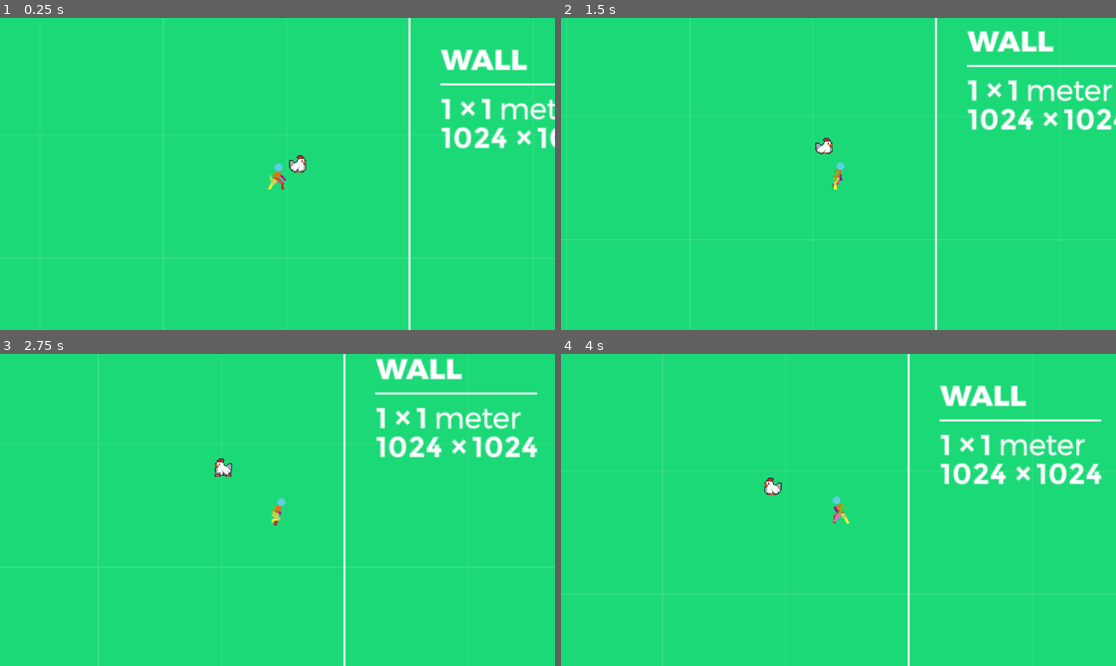
Above: before the commit, frames 1-4 (two rows, left to right).
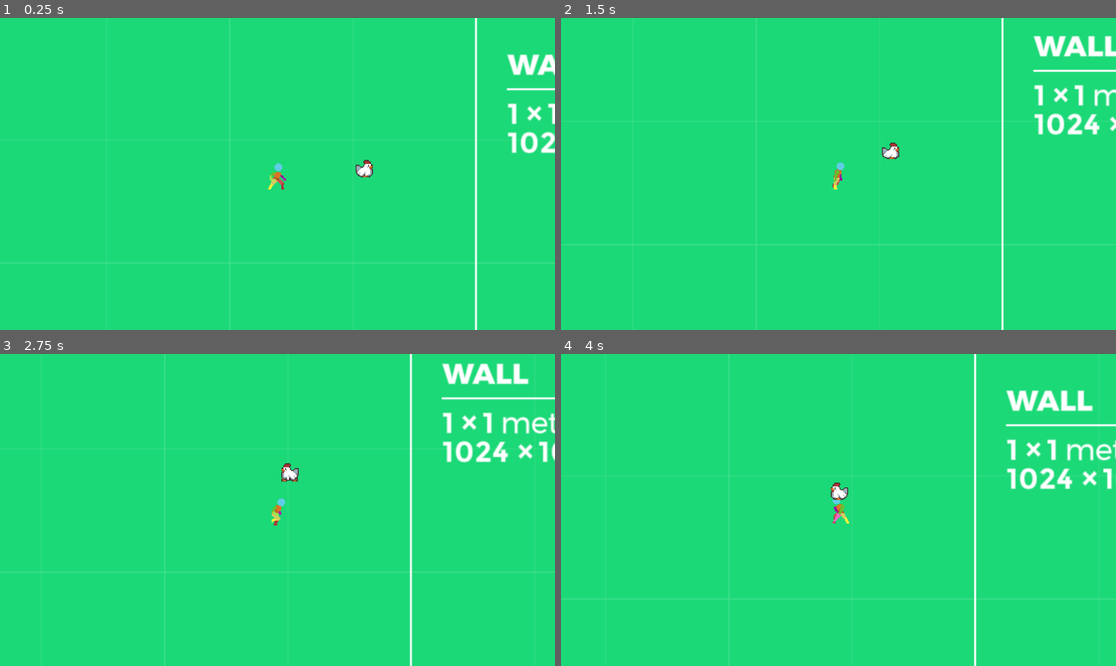
Above: after the commit, the same moments.

Repository: Buzimu/Fantastic-State-Machine-Godot-FSM
Game: Godot game, scene res://Scenes/World.tscn
The game is run twice, just before and just after one commit, with the same random seed, the same clock (stepped at 60 frames per second) and the same inputs.
Inputs (mouse positions are in pixels of both pictures, inside the frame that each line leads up to):
- Up to frame 1 (0.25 s): no input
- Up to frame 2 (1.5 s): move the mouse to (960, 158) at 0.52 s; hold D (MoveRight) 0.53-1.28 s; hold Shift (Sprint) 0.53-1.28 s; click (960, 158) at 0.6 s; move the mouse to (727, 189) at 1.27 s; hold S (MoveDown) from 1.28 s (still down); tap Shift (Sprint) at 1.35 s
- Up to frame 3 (2.75 s): click (166, 525) at 1.55 s; move the mouse to (333, 441) at 2.02 s; release S (MoveDown) at 2.03 s; hold D (MoveRight) from 2.03 s (still down); hold Shift (Sprint) from 2.03 s (still down); click (333, 441) at 2.1 s
- Up to frame 4 (4 s): move the mouse to (810, 572) at 2.77 s; release D (MoveRight) at 2.78 s; release Shift (Sprint) at 2.78 s; hold W (MoveUp) 2.78-3.53 s; tap Shift (Sprint) at 2.85 s; click (810, 572) at 3.05 s; move the mouse to (1005, 556) at 3.52 s; hold A (MoveLeft) from 3.53 s (still down); hold Shift (Sprint) from 3.53 s (still down); click (1005, 556) at 3.6 s

The runs differ from the first frame. In frame 1, 4.9% of the frame differs, in the area x 0-100%, y 0-100%; in frame 2, 5.5%; in frame 3, 6.7%; in frame 4, 6.1%.
Error before the commit: Invalid assignment of property or key 'effects' with value of type 'Array' on a base object of type 'Area2D (Hurtbox.gd)'. (res://Scripts/Player.gd:13)

Commit message:
Directional Attack Working
Directional Attack is now working.  Weird bug with key ghosting, but whatever.

Diff:
--- /dev/null
+++ b/Scenes/InteractionsHost.gd
@@ -0,0 +1,25 @@
+class_name PlayerInteractionsHost
+extends Node2D
+
+@onready var player : Player
+@onready var sprite : AnimatedSprite2D
+# Called when the node enters the scene tree for the first time.
+func _ready():
+	player = get_parent() as Player
+	player.DirectionChanged.connect(UpdateDirection)
+
+
+
+func UpdateDirection(new_direction: Vector2) -> void:
+	match new_direction:
+		Vector2.RIGHT:
+			rotation_degrees = 0
+		Vector2.LEFT:
+			rotation_degrees = 180
+
+		#Vector2.UP:
+			#rotation_degrees = -90
+		#Vector2.DOWN:
+			#rotation_degrees = 90
+		#_:
+			#rotation_degrees = 0
--- a/Scenes/Player.tscn
+++ b/Scenes/Player.tscn
@@ -7,7 +7,9 @@
 [ext_resource type="Texture2D" uid="uid://bbj3k6748p5me" path="res://Assets/SpriteSheetCollection.png" id="5_chsf0"]
 [ext_resource type="Script" path="res://Scripts/PlayerWalk.gd" id="5_fiyhe"]
 [ext_resource type="Script" path="res://Scripts/PlayerSprint.gd" id="6_i56oa"]
+[ext_resource type="Script" path="res://Scenes/PlayerSprite.gd" id="8_lgx24"]
 [ext_resource type="Script" path="res://Scripts/Hurtbox.gd" id="8_tqup5"]
+[ext_resource type="Script" path="res://Scenes/InteractionsHost.gd" id="9_t5ax7"]
 
 [sub_resource type="AtlasTexture" id="AtlasTexture_5plk6"]
 atlas = ExtResource("5_chsf0")
@@ -257,7 +259,8 @@
 }]
 
 [sub_resource type="CapsuleShape2D" id="CapsuleShape2D_vwy5n"]
-radius = 6.0
+radius = 8.0
+height = 38.0
 
 [node name="Player" type="CharacterBody2D"]
 script = ExtResource("1_bwa2n")
@@ -273,7 +276,7 @@
 [node name="Attack" type="Node" parent="FSM" node_paths=PackedStringArray("sprite", "hurtbox")]
 script = ExtResource("4_l1iee")
 sprite = NodePath("../../AnimatedSprite2D")
-hurtbox = NodePath("../../Hurtbox")
+hurtbox = NodePath("../../Interactions/Hurtbox")
 
 [node name="Walk" type="Node" parent="FSM" node_paths=PackedStringArray("sprite")]
 script = ExtResource("5_fiyhe")
@@ -291,15 +294,20 @@
 animation = &"Attack"
 frame = 5
 frame_progress = 1.0
+script = ExtResource("8_lgx24")
 
 [node name="Camera2D" type="Camera2D" parent="."]
 zoom = Vector2(2, 2)
 
-[node name="Hurtbox" type="Area2D" parent="."]
+[node name="Interactions" type="Area2D" parent="."]
+script = ExtResource("9_t5ax7")
+
+[node name="Hurtbox" type="Area2D" parent="Interactions"]
 collision_layer = 0
 collision_mask = 2
 script = ExtResource("8_tqup5")
 
-[node name="CollisionShape2D" type="CollisionShape2D" parent="Hurtbox"]
-position = Vector2(13, 0)
+[node name="CollisionShape2D" type="CollisionShape2D" parent="Interactions/Hurtbox"]
+position = Vector2(14, 0)
 shape = SubResource("CapsuleShape2D_vwy5n")
+debug_color = Color(0.862325, 0.35967, 0, 0.42)
--- /dev/null
+++ b/Scenes/PlayerSprite.gd
@@ -0,0 +1,12 @@
+extends AnimatedSprite2D
+
+@export_enum("2","4","8") var sprite_type: int = 2
+
+# Called when the node enters the scene tree for the first time.
+func _ready():
+	pass # Replace with function body.
+
+
+# Called every frame. 'delta' is the elapsed time since the previous frame.
+func _process(delta):
+	pass
--- a/Scenes/World.tscn
+++ b/Scenes/World.tscn
@@ -20,6 +20,6 @@
 layer_0/tile_data = PackedInt32Array(2621512, 1, 0, 2621448, 1, 0, -1572856, 1, 0, -1572792, 1, 0)
 
 [node name="Player" parent="." instance=ExtResource("1_ods4y")]
-position = Vector2(511, 305)
+position = Vector2(442, 300)
 
 [node name="Chicken" parent="." instance=ExtResource("3_sma7e")]
--- a/Scripts/Hitbox.gd
+++ b/Scripts/Hitbox.gd
@@ -1,22 +1,9 @@
 extends Area2D
 
-@export var health: int = 100
-@export var resistances: Array[String] = []
-
-func _ready() -> void:
+func _ready():
 	add_to_group("hitboxes")
 	SignalManager.hit_occurred.connect(_on_hit_occurred)
 
-func _on_hit_occurred(hitbox: Area2D, hurtbox: Area2D) -> void:
+func _on_hit_occurred(hitbox, hurtbox):
 	if hitbox == self:
-		take_damage(hurtbox.damage)
-		handle_effects(hurtbox.effects)
-
-func take_damage(amount: int) -> void:
-	health -= amount
-	print("Hitbox took ", amount, " damage. Remaining health: ", health)
-
-func handle_effects(incoming_effects: Array[String]) -> void:
-	var applied_effects = incoming_effects.filter(func(effect): return effect not in resistances)
-	if applied_effects:
-		print("Hitbox affected by: ", applied_effects)
+		print("Hitbox received a hit!")
--- a/Scripts/Hurtbox.gd
+++ b/Scripts/Hurtbox.gd
@@ -1,14 +1,12 @@
 extends Area2D
 
-@export var damage: int = 10
-@export var effects: Array[String] = []
+func _ready():
+	area_entered.connect(_on_area_entered)
+	self.monitoring = false
+	self.monitorable = false
+	get_node("CollisionShape2D").visible = false
 
-func _ready() -> void:
-	area_entered.connect(_on_area_entered)
-
-func _on_area_entered(hitbox: Area2D) -> void:
-	if hitbox.is_in_group("hitboxes"):
-		SignalManager.hit_occurred.emit(hitbox, self)
-		print("Hurtbox dealt ", damage, " damage")
-		if effects:
-			print("Hurtbox applied effects: ", effects)
+func _on_area_entered(area):
+	if area.is_in_group("hitboxes"):
+		SignalManager.hit_occurred.emit(area, self)
+		print("Hurtbox detected a hit!")
--- a/Scripts/Player.gd
+++ b/Scripts/Player.gd
@@ -2,19 +2,19 @@
 class_name Player
 
 @onready var fsm = $FSM as FiniteStateMachine
-@onready var hurtbox: Area2D = $Hurtbox
 
 const DEATH_SCREEN = preload("res://Scenes/DeathScreen.tscn")
 
+signal DirectionChanged(new_direction: Vector2)
 #All of our logic is either in the CharacterBase class
 #or spread out over our states in the finite-state-manager, this class is almost empty
+
+
 func _ready():
-	$Hurtbox.damage = 20
-	$Hurtbox.effects = ["stun", "knockback"]
+	pass
 
 func _die():
 	#super() #calls _die() on base-class CharacterBase
-
 	fsm.force_change_state("Die")
 	var death_scene = DEATH_SCREEN.instantiate()
 	add_child(death_scene)
--- a/Scripts/PlayerAttack.gd
+++ b/Scripts/PlayerAttack.gd
@@ -3,12 +3,17 @@
 
 @export var sprite : AnimatedSprite2D
 @export var hurtbox : Area2D
-
+var debug_shape : CollisionShape2D
 var player : CharacterBody2D
+var facing_direction: Vector2 = Vector2.ZERO
 
 func _ready():
 	if not hurtbox:
 		push_error("Hurtbox not assigned in PlayerAttack state")
+	if not sprite:
+		push_error("Sprite not assigned in PlayerAttack state")
+	if player:
+		player.DirectionChanged.connect(_on_player_direction_changed)
 
 func Enter():
 	print("Player Attacked!")
@@ -19,29 +24,73 @@
 	else:
 		push_error("Sprite not assigned in PlayerAttack state")
 
-	_activate_hurtbox()
+	activate_hurtbox()
+
+	update_hurtbox_orientation()
 
 func Exit():
-	_deactivate_hurtbox()
+	deactivate_hurtbox()
 	if sprite and sprite.animation_finished.is_connected(_on_animation_finished):
 		sprite.animation_finished.disconnect(_on_animation_finished)
+
+func Transition(newstate):
+	state_transition.emit(self, newstate)
 
 func _on_animation_finished():
 	Transition("Idle")
 
-func Transition(newstate):
-	state_transition.emit(self, newstate)
+func _on_player_direction_changed(new_direction: Vector2):
+	facing_direction = new_direction
+	print("Player is now facing: ", facing_direction)
 
-func _activate_hurtbox():
+
+
+
+
+func activate_hurtbox():
 	if hurtbox:
 		hurtbox.monitoring = true
 		hurtbox.monitorable = true
+		hurtbox.get_node("CollisionShape2D").visible = true
 	else:
 		push_error("Attempted to activate null hurtbox in PlayerAttack state")
 
-func _deactivate_hurtbox():
+func deactivate_hurtbox():
 	if hurtbox:
 		hurtbox.monitoring = false
 		hurtbox.monitorable = false
+		hurtbox.get_node("CollisionShape2D").visible = false
 	else:
 		push_error("Attempted to deactivate null hurtbox in PlayerAttack state")
+
+func update_hurtbox_orientation():
+	if not hurtbox or not sprite:
+		push_error("Cannot update hurtbox orientation: hurtbox or sprite is null")
+		return
+
+
+	match sprite.sprite_type:
+		2:
+			update_2_direction_hurtbox(facing_direction)
+		4:
+			update_4_direction_hurtbox(facing_direction)
+		8:
+			update_8_direction_hurtbox(facing_direction)
+		_:
+			push_error("Unknown sprite type in PlayerAttack state")
+
+
+func update_2_direction_hurtbox(facing: Vector2):
+	hurtbox.rotation = 0
+	hurtbox.scale.x = 1 if facing.x >= 0 else -1
+
+func update_4_direction_hurtbox(facing: Vector2):
+	if abs(facing.x) > abs(facing.y):
+		hurtbox.rotation = 0 if facing.x > 0 else PI
+	else:
+		hurtbox.rotation = PI/2 if facing.y > 0 else -PI/2
+	hurtbox.scale.x = 1
+
+func update_8_direction_hurtbox(facing: Vector2):
+	hurtbox.rotation = facing.angle()
+	hurtbox.scale.x = 1
--- a/Scripts/PlayerSprint.gd
+++ b/Scripts/PlayerSprint.gd
@@ -20,6 +20,10 @@
 		sprite.flip_h = input_dir.x < 0
 	Move(input_dir)
 
+	# Update facing direction
+	if input_dir != Vector2.ZERO:
+		player.DirectionChanged.emit(input_dir)
+
 	if not Input.is_action_pressed("Sprint"):
 		Transition("Walk")
 	elif input_dir.length() <= 0:
--- a/Scripts/PlayerWalk.gd
+++ b/Scripts/PlayerWalk.gd
@@ -20,6 +20,10 @@
 		sprite.flip_h = input_dir.x < 0
 	Move(input_dir)
 
+  # Update facing direction
+	if input_dir != Vector2.ZERO:
+		player.DirectionChanged.emit(input_dir)
+
 	if Input.is_action_pressed("Sprint"):
 		Transition("Sprint")
 	elif input_dir.length() <= 0:
--- a/Scripts/chicken.gd
+++ b/Scripts/chicken.gd
@@ -2,14 +2,13 @@
 class_name Chicken
 
 @onready var fsm = $FSM as FiniteStateMachine
-@onready var hitbox: Area2D = $Hitbox
+
 #All of our logic is either in the CharacterBase class
 #or spread out over our states in the finite-state-manager, this class is almost empty
 
 func _ready():
-	$Hitbox.health = 50
-	$Hitbox.resistances = ["stun"]
+	pass
 
 func _die():
 	#super() #calls _die() on base-class CharacterBase
-	fsm.force_change_state("Die")
+	queue_free()
--- a/project.godot
+++ b/project.godot
@@ -12,7 +12,7 @@
 
 config/name="FinateStateMachine"
 run/main_scene="res://Scenes/World.tscn"
-config/features=PackedStringArray("4.2", "GL Compatibility")
+config/features=PackedStringArray("4.3", "GL Compatibility")
 config/icon="res://Assets/icon.svg"
 
 [autoload]
@@ -23,17 +23,17 @@
 
 MoveRight={
 "deadzone": 0.5,
-"events": [Object(InputEventKey,"resource_local_to_scene":fa …(172 unchanged characters)… eycode":68,"key_label":0,"unicode":100,"echo":false,"script":null)
+"events": [Object(InputEventKey,"resource_local_to_scene":fa …(172 unchanged characters)… eycode":68,"key_label":0,"unicode":100,"location":0,"echo":false,"script":null)
 ]
 }
 MoveUp={
 "deadzone": 0.5,
-"events": [Object(InputEventKey,"resource_local_to_scene":fa …(172 unchanged characters)… eycode":87,"key_label":0,"unicode":119,"echo":false,"script":null)
+"events": [Object(InputEventKey,"resource_local_to_scene":fa …(172 unchanged characters)… eycode":87,"key_label":0,"unicode":119,"location":0,"echo":false,"script":null)
 ]
 }
 MoveDown={
 "deadzone": 0.5,
-"events": [Object(InputEventKey,"resource_local_to_scene":fa …(172 unchanged characters)… eycode":83,"key_label":0,"unicode":115,"echo":false,"script":null)
+"events": [Object(InputEventKey,"resource_local_to_scene":fa …(172 unchanged characters)… eycode":83,"key_label":0,"unicode":115,"location":0,"echo":false,"script":null)
 ]
 }
 Attack={
@@ -43,12 +43,12 @@
 }
 MoveLeft={
 "deadzone": 0.5,
-"events": [Object(InputEventKey,"resource_local_to_scene":fa …(171 unchanged characters)… keycode":65,"key_label":0,"unicode":97,"echo":false,"script":null)
+"events": [Object(InputEventKey,"resource_local_to_scene":fa …(171 unchanged characters)… keycode":65,"key_label":0,"unicode":97,"location":0,"echo":false,"script":null)
 ]
 }
 Sprint={
 "deadzone": 0.5,
-"events": [Object(InputEventKey,"resource_local_to_scene":fa …(175 unchanged characters)… ode":4194325,"key_label":0,"unicode":0,"echo":false,"script":null)
+"events": [Object(InputEventKey,"resource_local_to_scene":fa …(175 unchanged characters)… ode":4194325,"key_label":0,"unicode":0,"location":0,"echo":false,"script":null)
 ]
 }
 
Not shown: 1 places in Scenes/Player.tscn that only renumber resources
